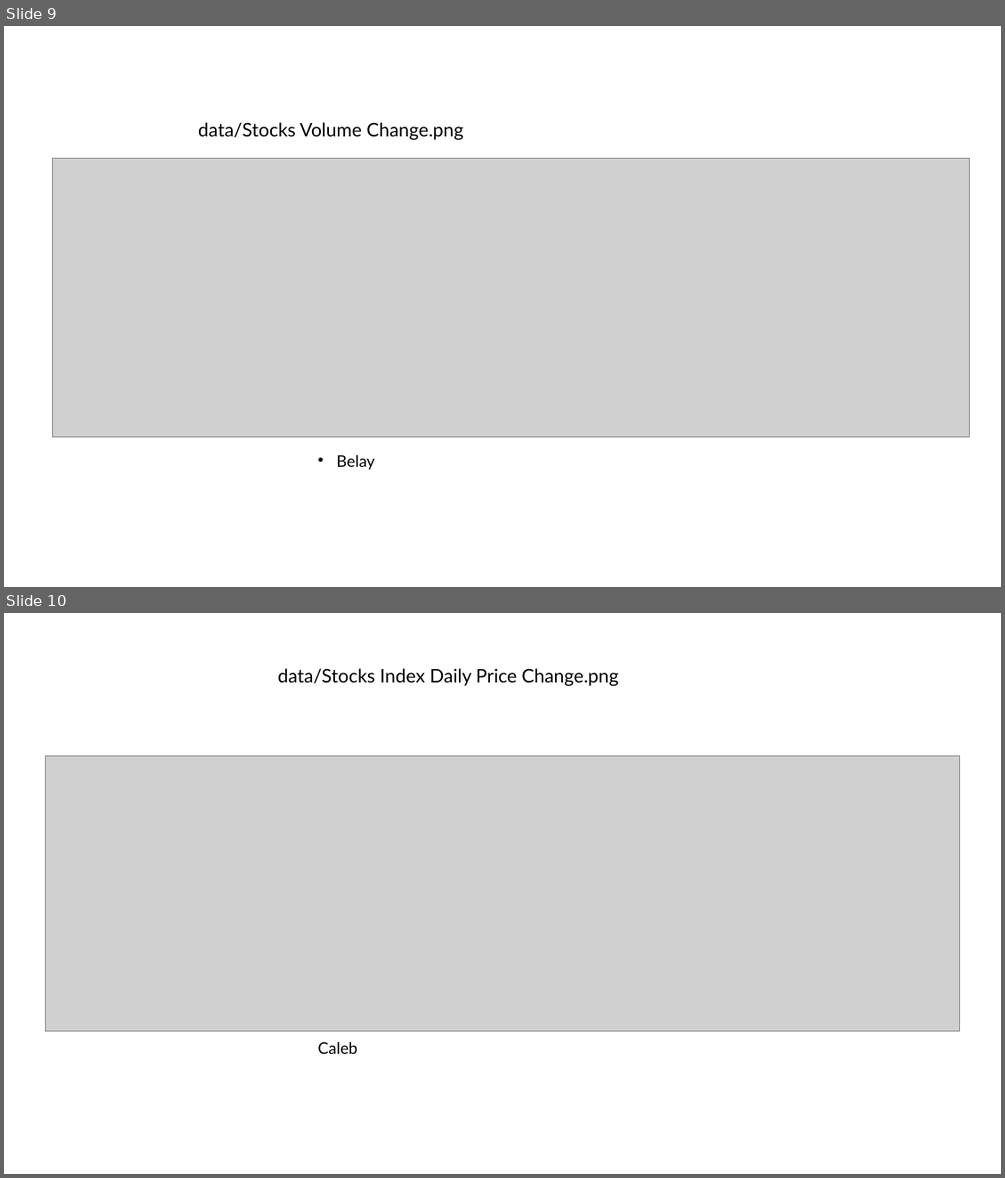
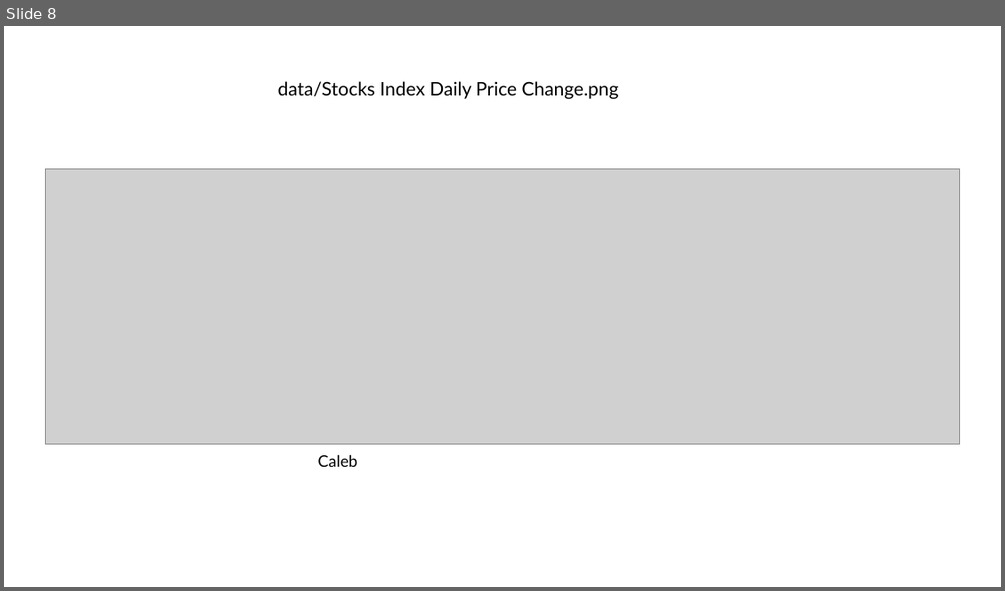
Before and after one commit to Belayohio/project_1, a slide deck: data/Slide_project_1.pptx. Shown one above the other, each under a label of ours: slides 9 and 10 before the commit, slide 8 after it. The pictures are 1005x1178 and 1005x591 pixels, drawn with LibreOffice and Linux fonts; fonts in the diff are those of the drawing; grey boxes stand for pictures. Boxes give left, top, right and bottom in pixels: in the first picture for what was removed or moved away, otherwise in the second. Text is boxed around its words. In the diff, an @@ line names an element or a change of style, - is before the commit and + after.

```diff
--- a/data/Slide_project_1.pptx
+++ b/data/Slide_project_1.pptx
@@ slide 9 removed at (4,26,1001,587), background #FFFFFF @@
@@ text removed at (198,122,463,140) @@
-data/Stocks Volume Change.png
@@ picture removed at (52,158,970,436) @@
@@ text removed at (337,454,375,469) @@
-• Belay
@@ what was slide 10 is now slide 8 @@
```
Also in this commit, not shown: 6 slides changed, 1 other slide removed.
